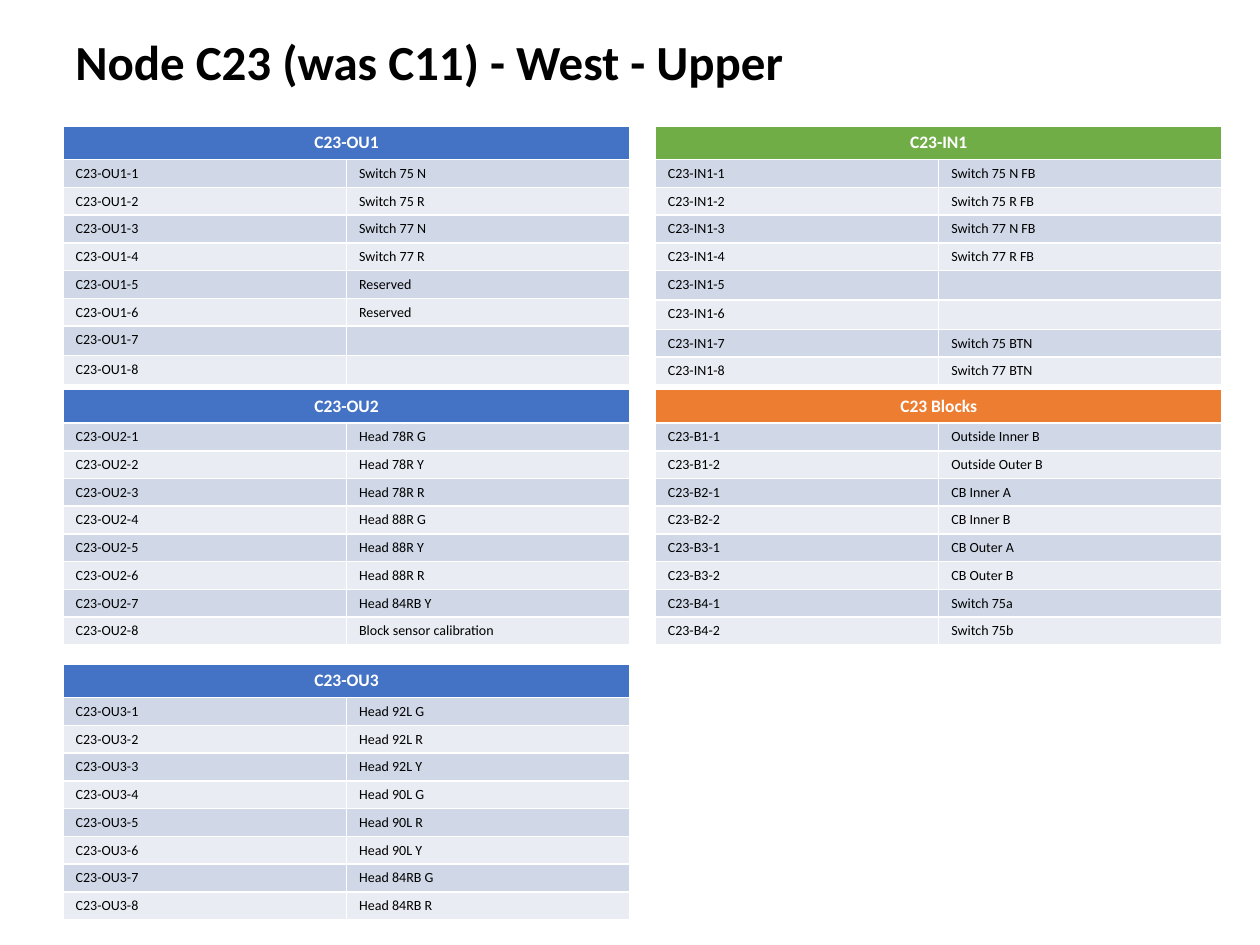
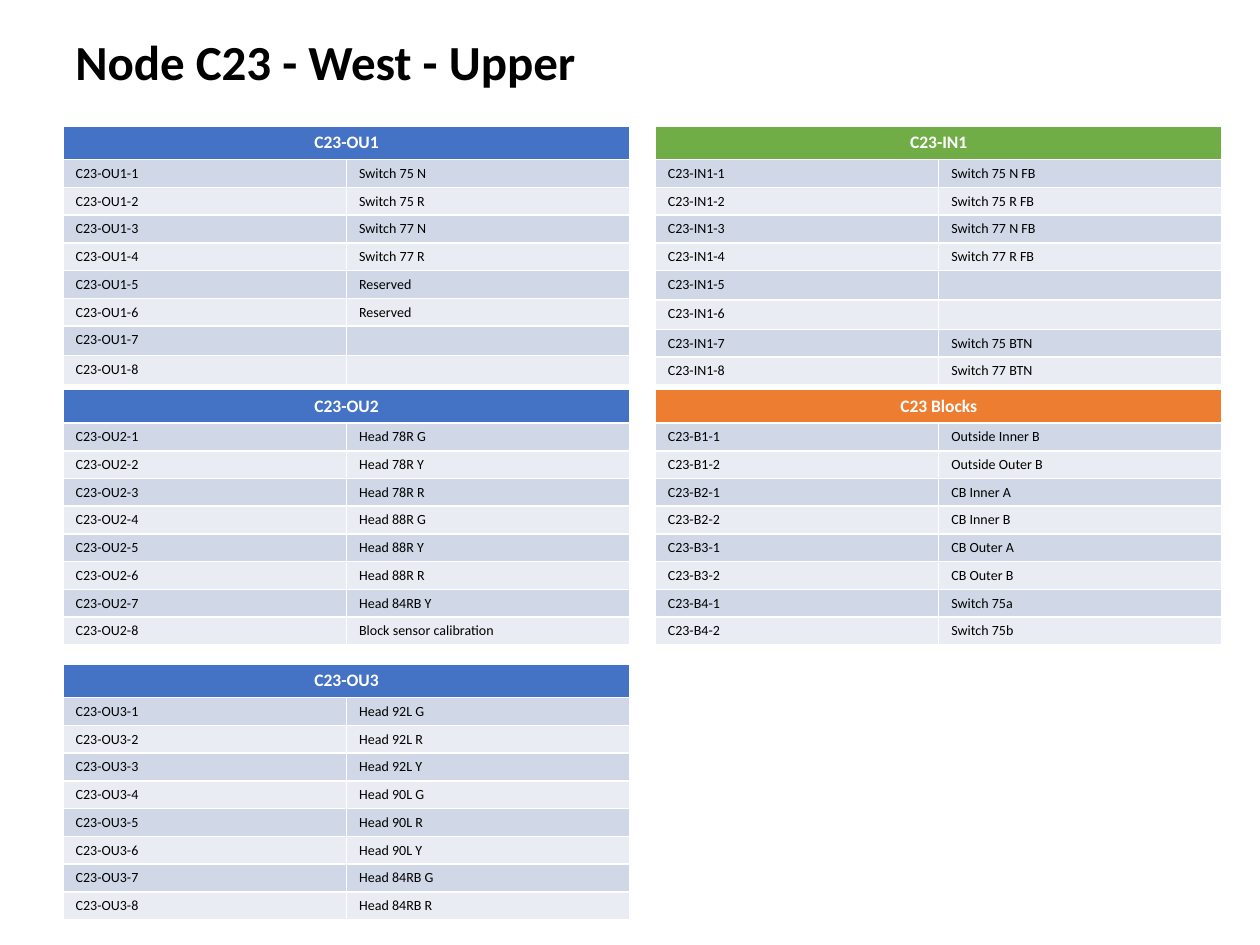
Before and after one commit to lnevo/hart, a slide deck: slide 13 of docs/wiring/Wiring_Schematic.pptx. Drawn at 1260x945 pixels with LibreOffice and Linux fonts; fonts in the diff are those of the drawing. Boxes give left, top, right and bottom in pixels: in the first picture for what was removed or moved away, otherwise in the second. Text is boxed around its words. In the diff, an @@ line names an element or a change of style, - is before the commit and + after.

```diff
--- a/docs/wiring/Wiring_Schematic.pptx
+++ b/docs/wiring/Wiring_Schematic.pptx
@@ text at box(75, 45, 576, 88): text changed @@
-Node C23 (was C11) - West - Upper
+Node C23 - West - Upper
```
Also in this commit, not shown: 12 other slides changed, 3 other files.
